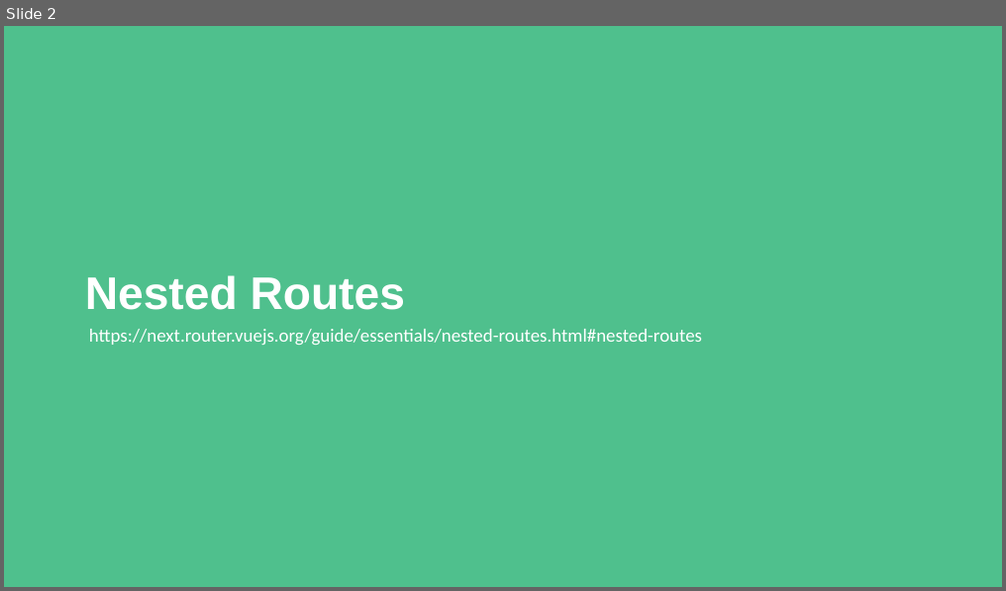
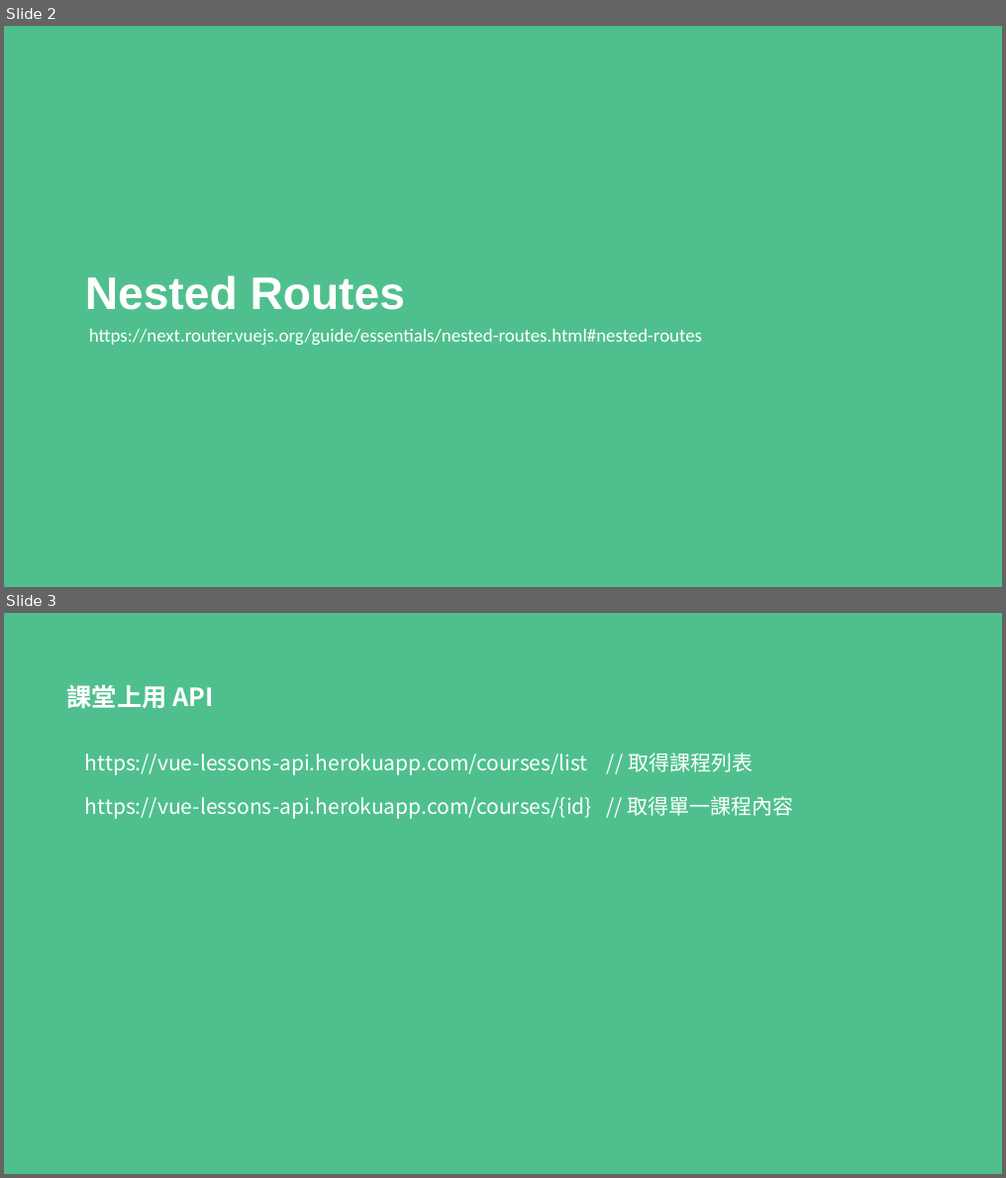
Before and after one commit to MikeOnlineCourse/Vue3_Course_Example, a slide deck: 05-VUE-Router-Example/vue-cli.pptx. Shown one above the other, each under a label of ours: slide 2 before the commit, slides 2 and 3 after it. The pictures are 1006x591 and 1006x1178 pixels, drawn with LibreOffice and Linux fonts; fonts in the diff are those of the drawing. Boxes give left, top, right and bottom in pixels: in the first picture for what was removed or moved away, otherwise in the second. Text is boxed around its words. In the diff, an @@ line names an element or a change of style, - is before the commit and + after.

Commit message:
add api demo

```diff
--- a/05-VUE-Router-Example/vue-cli.pptx
+++ b/05-VUE-Router-Example/vue-cli.pptx
@@ slide 3 added at (x1=4, y1=613, x2=1002, y2=1174), background #4FC08D @@
@@ title added at (x1=67, y1=684, x2=213, y2=708), 24 pt, text #FFFFFF, bold @@
+課堂上用 API
@@ text added at (x1=85, y1=753, x2=752, y2=775), 20 pt, text #FFFFFF @@
+https://vue-lessons-api.herokuapp.com/courses/list // 取得課程列表
@@ text added at (x1=85, y1=796, x2=793, y2=819), 20 pt, text #FFFFFF @@
+https://vue-lessons-api.herokuapp.com/courses/{id} // 取得單一課程內容
```
